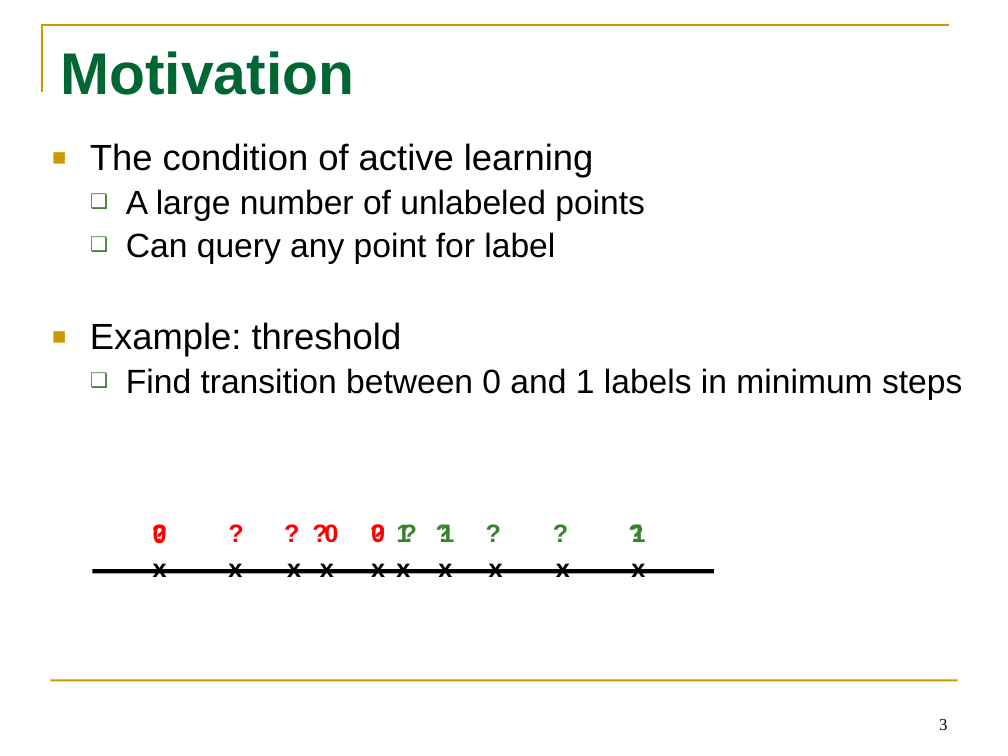
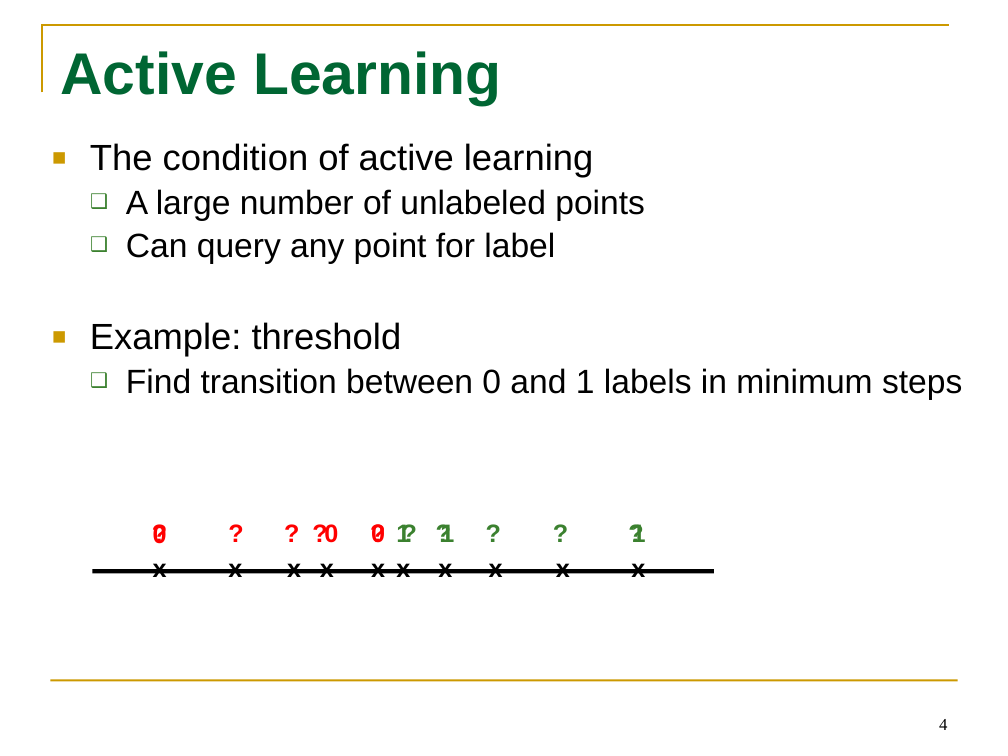
Before and after one commit to tttyy/Active-Learning, a slide deck: slide 4 of presentation/Activelearning.pptx (slide 3 before the commit). Drawn at 1008x756 pixels with LibreOffice and Linux fonts; fonts in the diff are those of the drawing. Boxes give left, top, right and bottom in pixels: in the first picture for what was removed or moved away, otherwise in the second. Text is boxed around its words. In the diff, an @@ line names an element or a change of style, - is before the commit and + after.

```diff
--- a/presentation/Activelearning.pptx
+++ b/presentation/Activelearning.pptx
@@ title at [60, 51, 501, 105]: text changed @@
-Motivation
+Active Learning
@@ page number at [939, 719, 947, 730]: text changed @@
-3
+4
```
Also in this commit, not shown: 7 other slides changed, 5 slides added, 1 slide removed.
